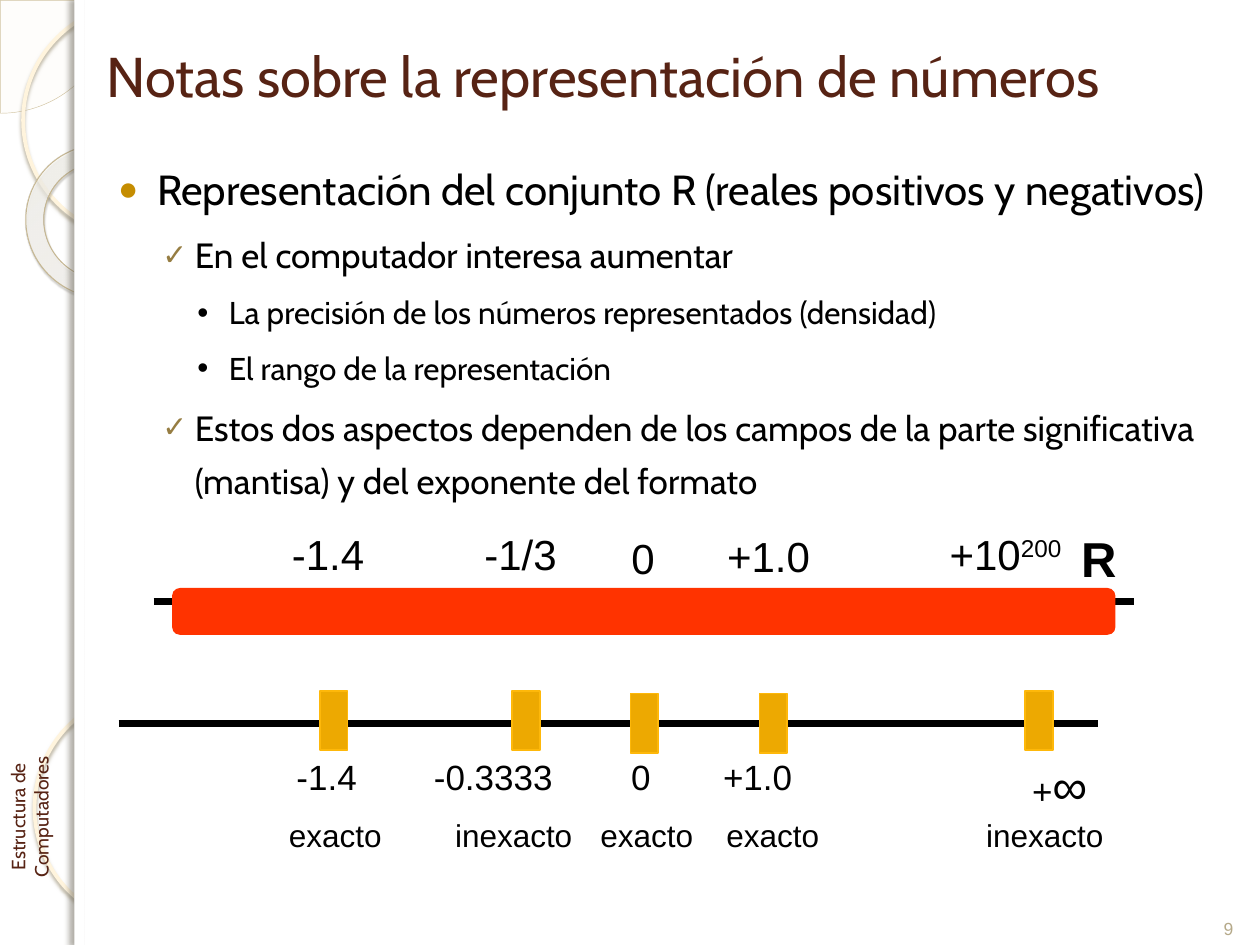
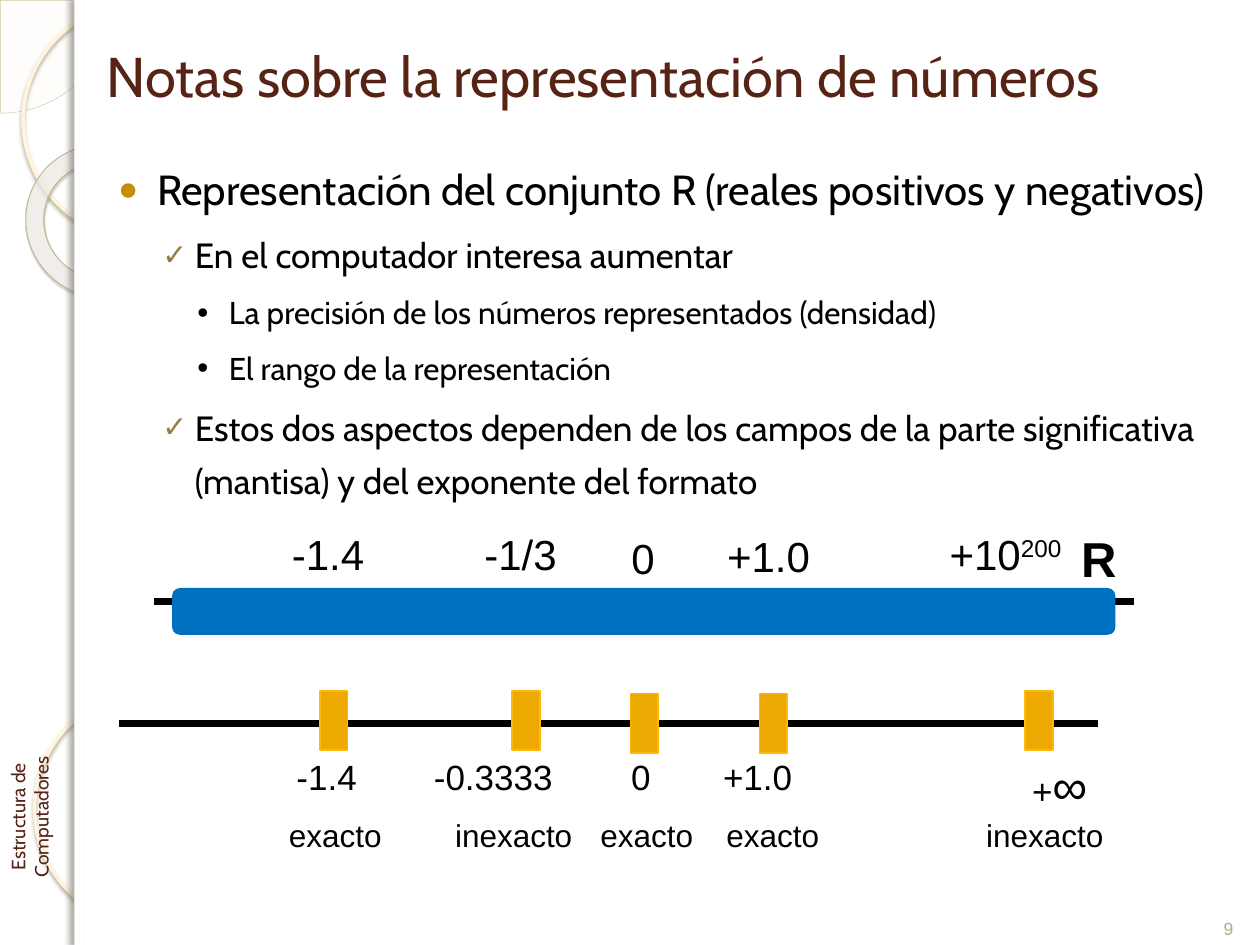
Before and after one commit to enriquesquintana/ETC, a slide deck: slide 9 of ETC_RISCV/Teoría/Tema 4. Aritmética de coma flotante_RISCV.pptx. Drawn at 1260x945 pixels with LibreOffice and Linux fonts; fonts in the diff are those of the drawing; background and template pictures are left out. Boxes give left, top, right and bottom in pixels: in the first picture for what was removed or moved away, otherwise in the second. Text is boxed around its words. In the diff, an @@ line names an element or a change of style, - is before the commit and + after.

```diff
--- a/ETC_RISCV/Teoría/Tema 4. Aritmética de coma flotante_RISCV.pptx
+++ b/ETC_RISCV/Teoría/Tema 4. Aritmética de coma flotante_RISCV.pptx
@@ rounded rectangle at bbox=[173, 588, 1116, 635]: fill #FF3300 to #0070C0 @@
```
Also in this commit, not shown: 2 other slides changed, 15 slides added, 3 other files.
